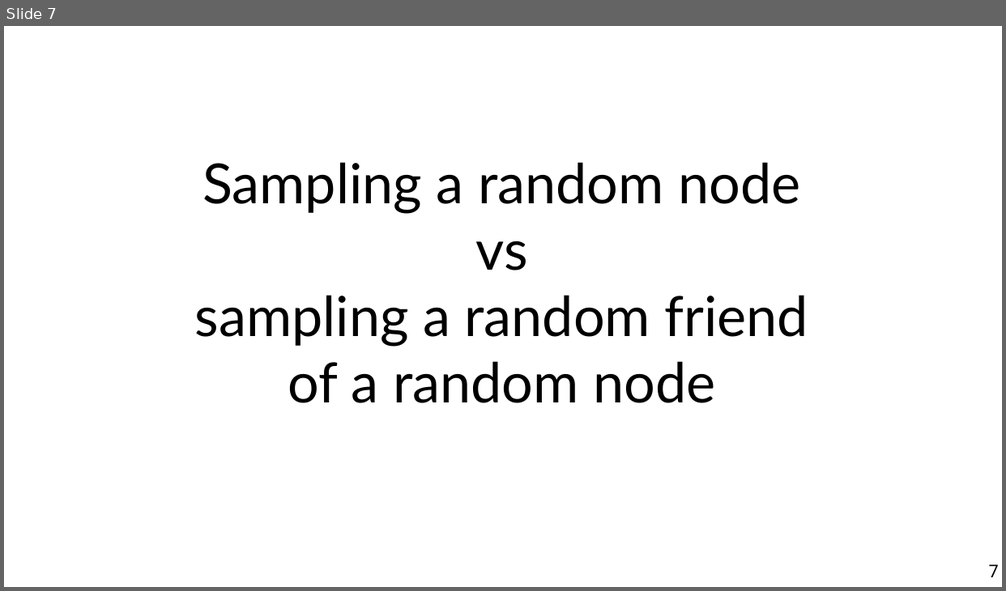
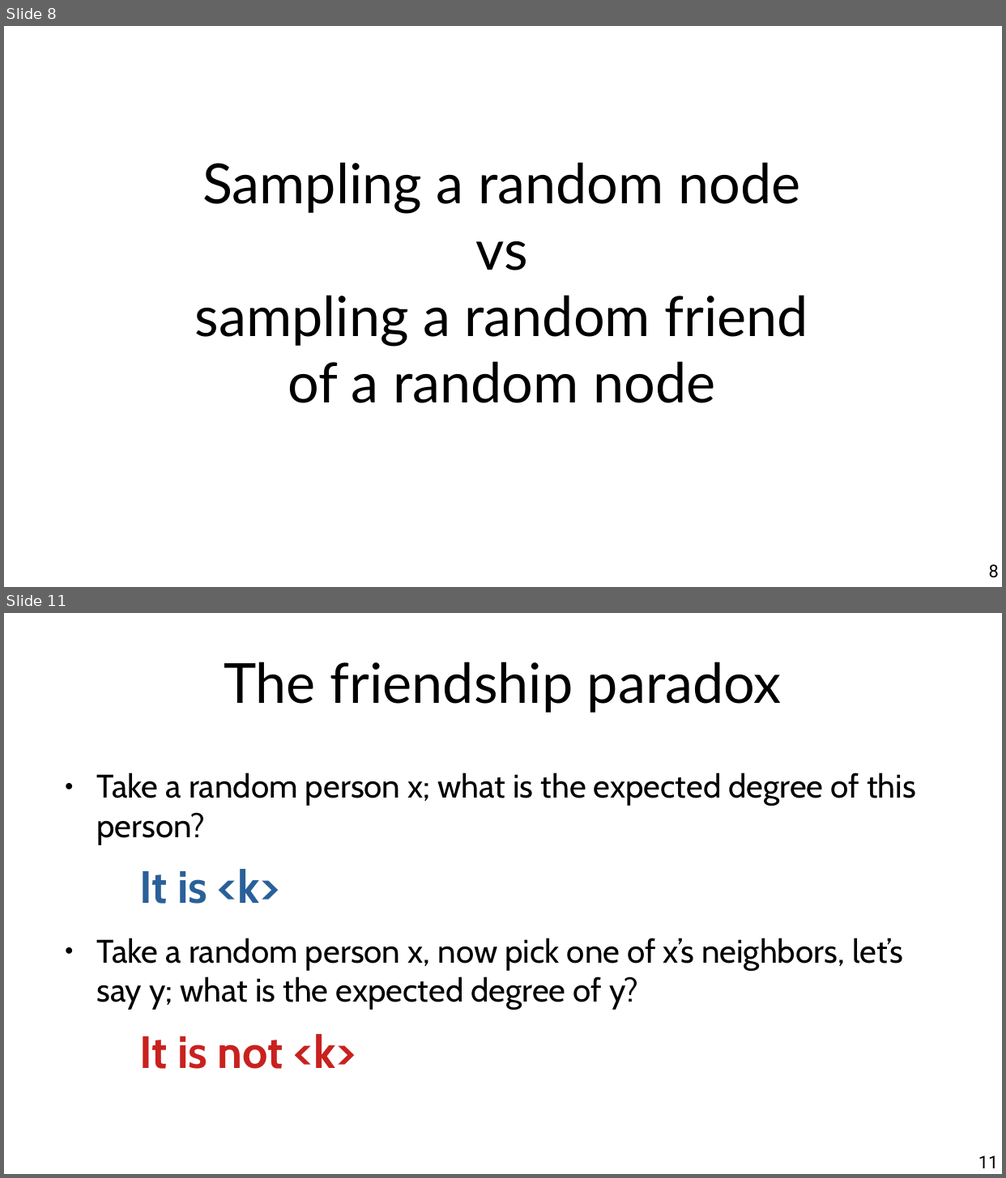
Before and after one commit to chatox/networks-science-course, a slide deck: theory/odp/tt15-friendship_paradox.odp. Shown one above the other, each under a label of ours: slide 7 before the commit, slides 8 and 11 after it; the slides between them are not shown. The pictures are 1006x591 and 1006x1178 pixels, drawn with LibreOffice and Linux fonts; fonts in the diff are those of the drawing. Boxes give left, top, right and bottom in pixels: in the first picture for what was removed or moved away, otherwise in the second. Text is boxed around its words. In the diff, an @@ line names an element or a change of style, - is before the commit and + after.

```diff
--- a/theory/odp/tt15-friendship_paradox.odp
+++ b/theory/odp/tt15-friendship_paradox.odp
@@ slide 11 added at box(4, 613, 1002, 1174), background #FFFFFF @@
@@ title added at box(224, 662, 782, 713), 44 pt, text #000000 @@
+The friendship paradox
@@ text added at box(96, 773, 916, 1069), 26 pt, text #000000 @@
+● Take a random person x; what is the expected degree of this person?
+  It is <k>
+● Take a random person x, now pick one of x’s neighbors, let’s say y; what is the expected degree of y?
+  It is not <k>
@@ page number added at box(978, 1156, 998, 1169), 14 pt, text #000000 @@
+11
@@ what was slide 7 is now slide 8 @@
@@ page number at box(989, 565, 999, 578): text changed @@
-7
+8
```
Also in this commit, not shown: 4 slides changed, 3 other slides added, 1 slide removed, 5 other files.
